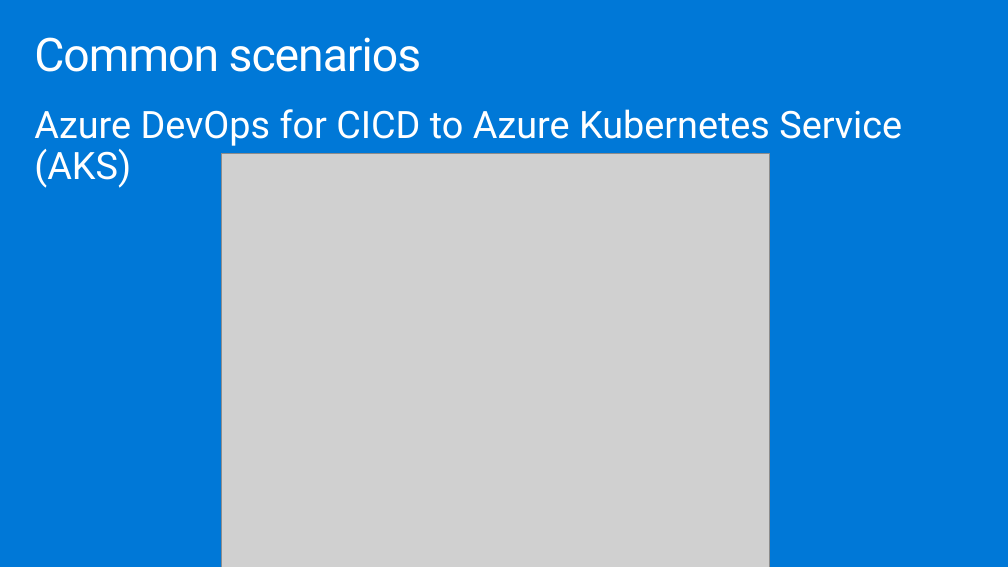
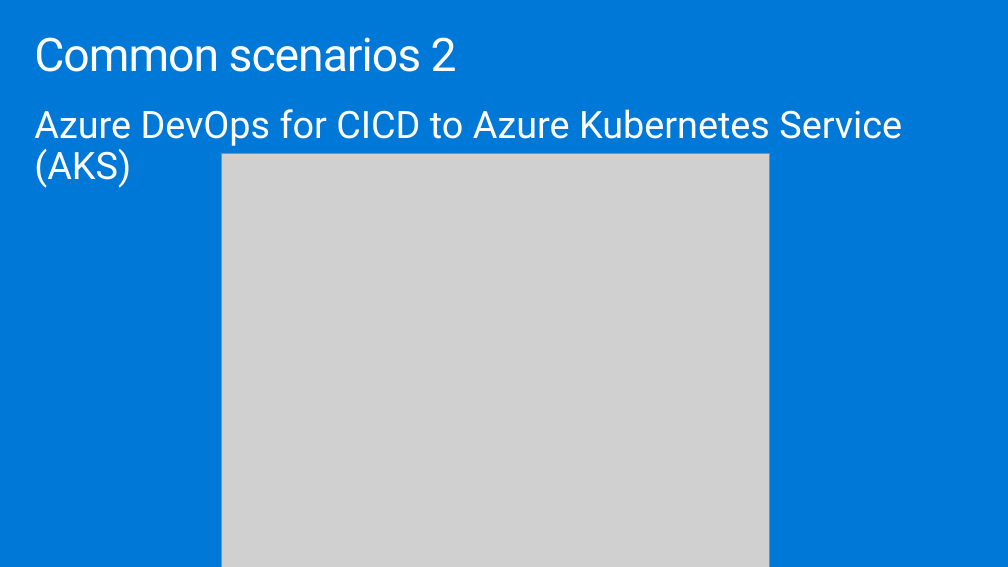
Before and after one commit to watson-enlighten/MCW-Cloud-native-applications, a slide deck: slide 13 of Whiteboard design session/WDS trainer presentation - Cloud-native applications.pptx. Drawn at 1008x567 pixels with LibreOffice and Linux fonts; fonts in the diff are those of the drawing; grey boxes stand for pictures. Boxes give left, top, right and bottom in pixels: in the first picture for what was removed or moved away, otherwise in the second. Text is boxed around its words. In the diff, an @@ line names an element or a change of style, - is before the commit and + after.

```diff
--- a/Whiteboard design session/WDS trainer presentation - Cloud-native applications.pptx
+++ b/Whiteboard design session/WDS trainer presentation - Cloud-native applications.pptx
@@ title at <box>34,37,457,72</box>: text changed @@
-Common scenarios
+Common scenarios 2
```
Also in this commit, not shown: 7 other slides changed, 6 other files.
